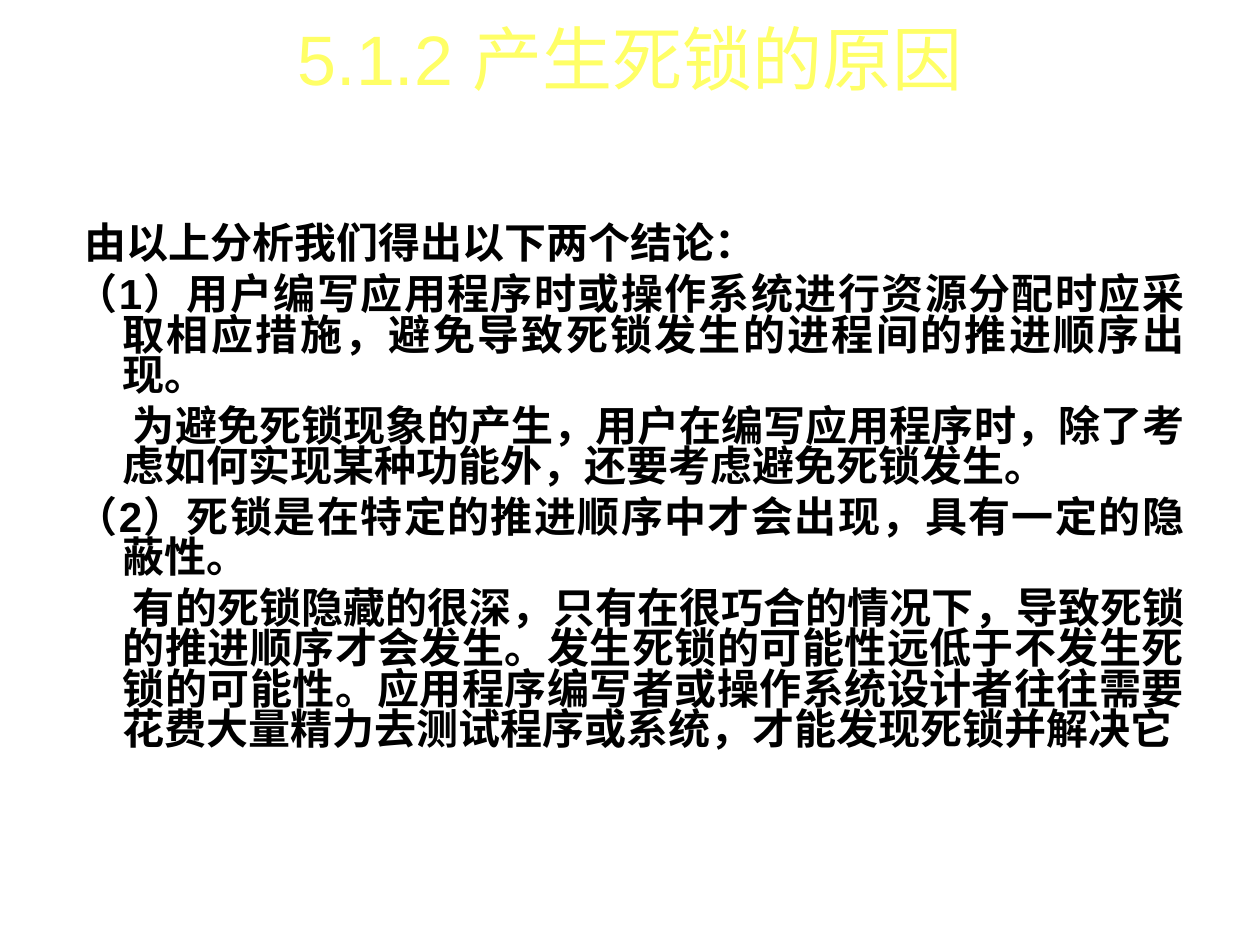
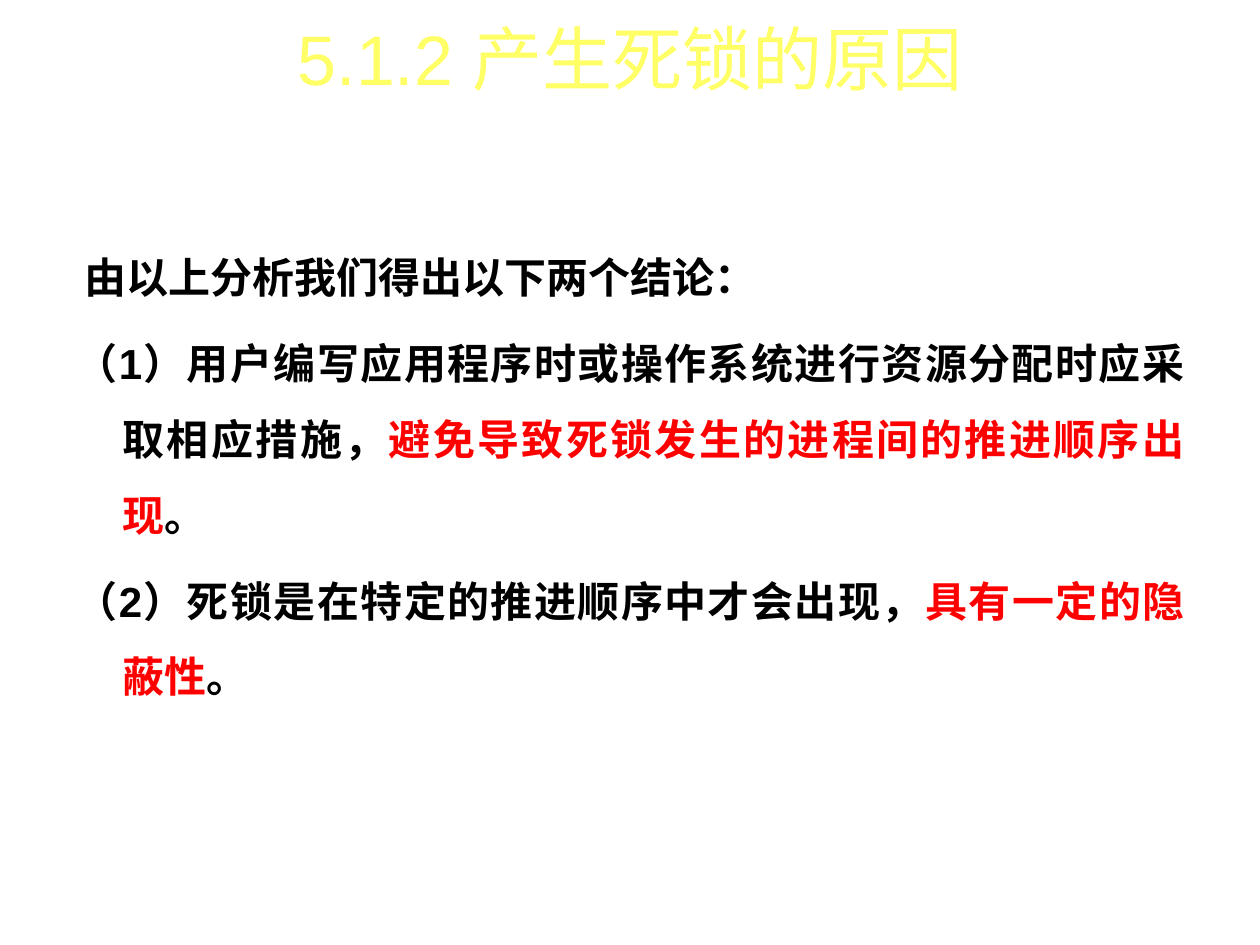
Before and after one commit to FourierAI/Operating-system, a slide deck: slide 15 of 操作系统-第5章.ppt (slide 14 before the commit). Drawn at 1260x945 pixels with LibreOffice and Linux fonts; fonts in the diff are those of the drawing; background and template pictures are left out. Boxes give left, top, right and bottom in pixels: in the first picture for what was removed or moved away, otherwise in the second. Text is boxed around its words. In the diff, an @@ line names an element or a change of style, - is before the commit and + after.

```diff
--- a/操作系统-第5章.ppt
+++ b/操作系统-第5章.ppt
@@ text "由以上分析我们得出以下两个结论：" at (75,257,1185,696): text colour #000000 to #FF0000 in "（1）用户编写应用程序时或操作系统进行资源分配时应采取相应措施，避免导致死锁发生的进程间的推进顺序出现。", "（2）死锁是在特定的推进顺序中才会出现，具有一定的隐蔽性。"; line spacing 0.8 to 1.5 @@
@@ text at (123,405,1184,487): paragraph removed @@
-为避免死锁现象的产生，用户在编写应用程序时，除了考虑如何实现某种功能外，还要考虑避免死锁发生。
@@ text at (123,587,1184,750): paragraph removed @@
-有的死锁隐藏的很深，只有在很巧合的情况下，导致死锁的推进顺序才会发生。发生死锁的可能性远低于不发生死锁的可能性。应用程序编写者或操作系统设计者往往需要花费大量精力去测试程序或系统，才能发现死锁并解决它
```
Also in this commit, not shown: 8 other slides changed, 2 slides added, 1 slide removed, 8 other files.
